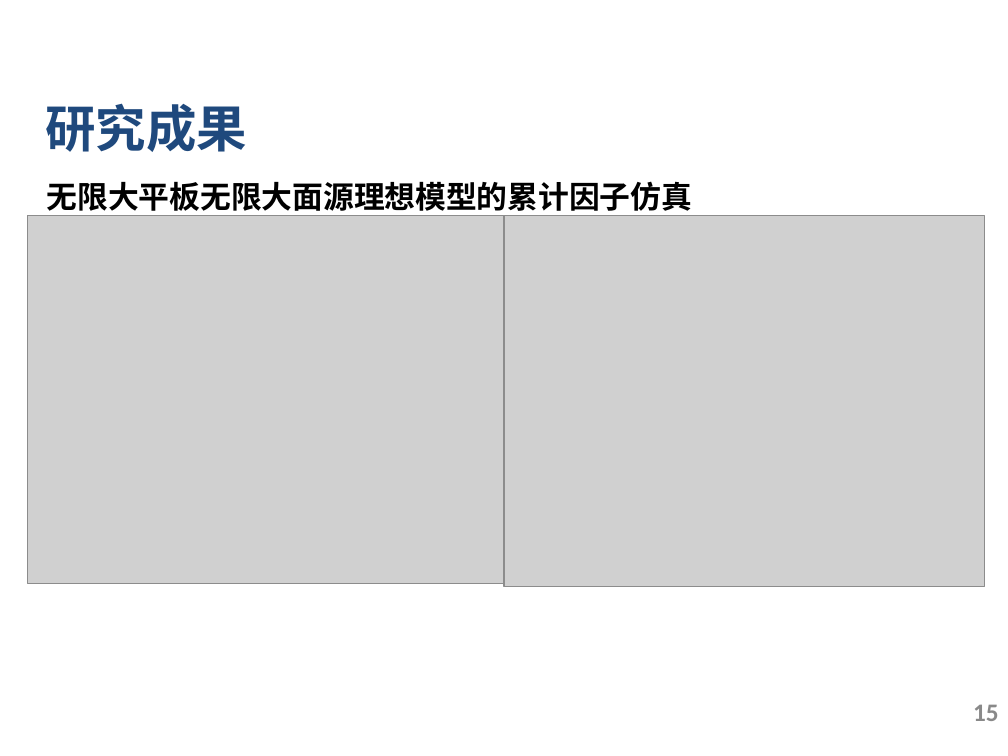
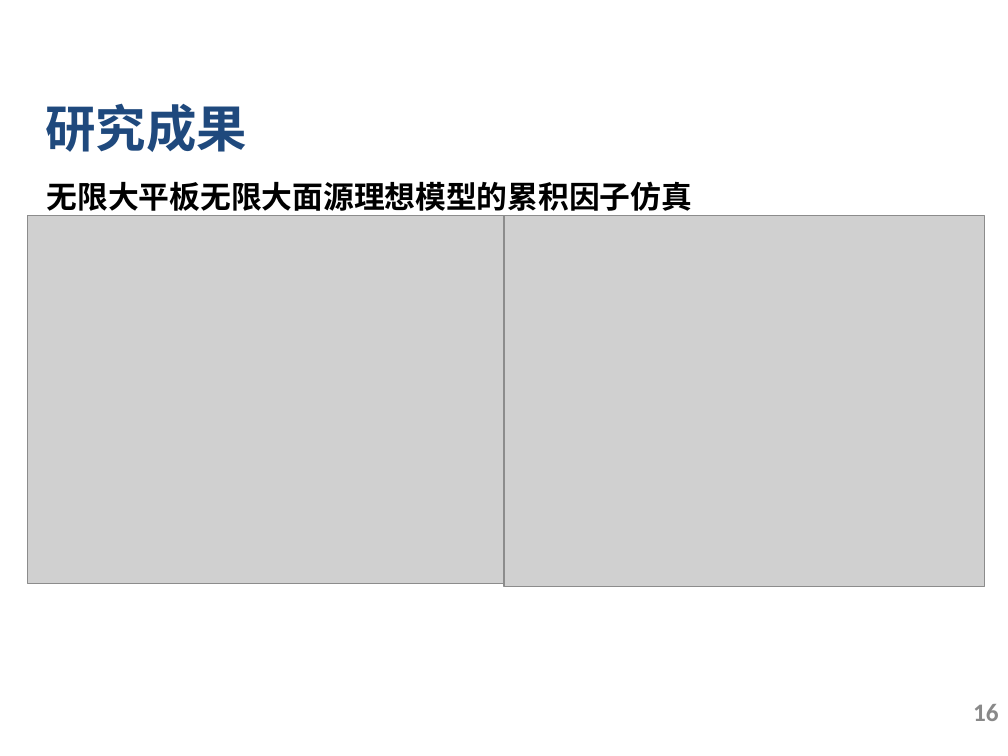
Before and after one commit to Apricot1024/GraduationProject, a slide deck: slide 16 of 2.中期/中期.pptx (slide 15 before the commit). Drawn at 1008x756 pixels with LibreOffice and Linux fonts; fonts in the diff are those of the drawing; grey boxes stand for pictures; background and template pictures are left out. Boxes give left, top, right and bottom in pixels: in the first picture for what was removed or moved away, otherwise in the second. Text is boxed around its words. In the diff, an @@ line names an element or a change of style, - is before the commit and + after.

```diff
--- a/2.中期/中期.pptx
+++ b/2.中期/中期.pptx
@@ text at <box>47,181,693,217</box>: text changed @@
-无限大平板无限大面源理想模型的累计因子仿真
+无限大平板无限大面源理想模型的累积因子仿真
@@ page number at <box>973,704,999,721</box>: text changed @@
-15
+16
```
Also in this commit, not shown: 11 other slides changed, 1 slide added, 16 other files.
